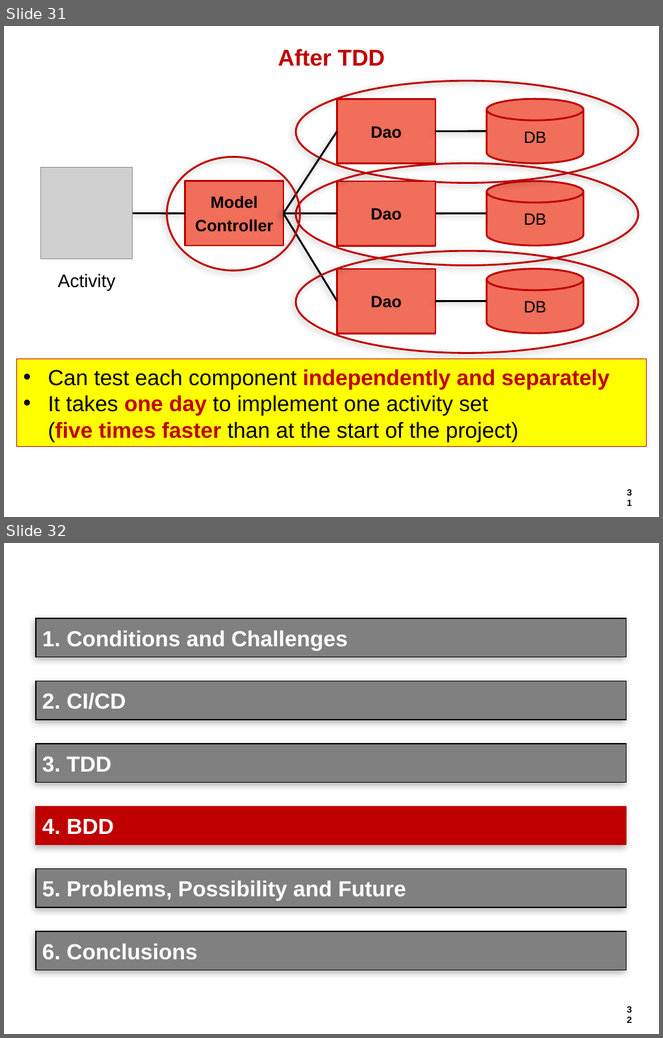
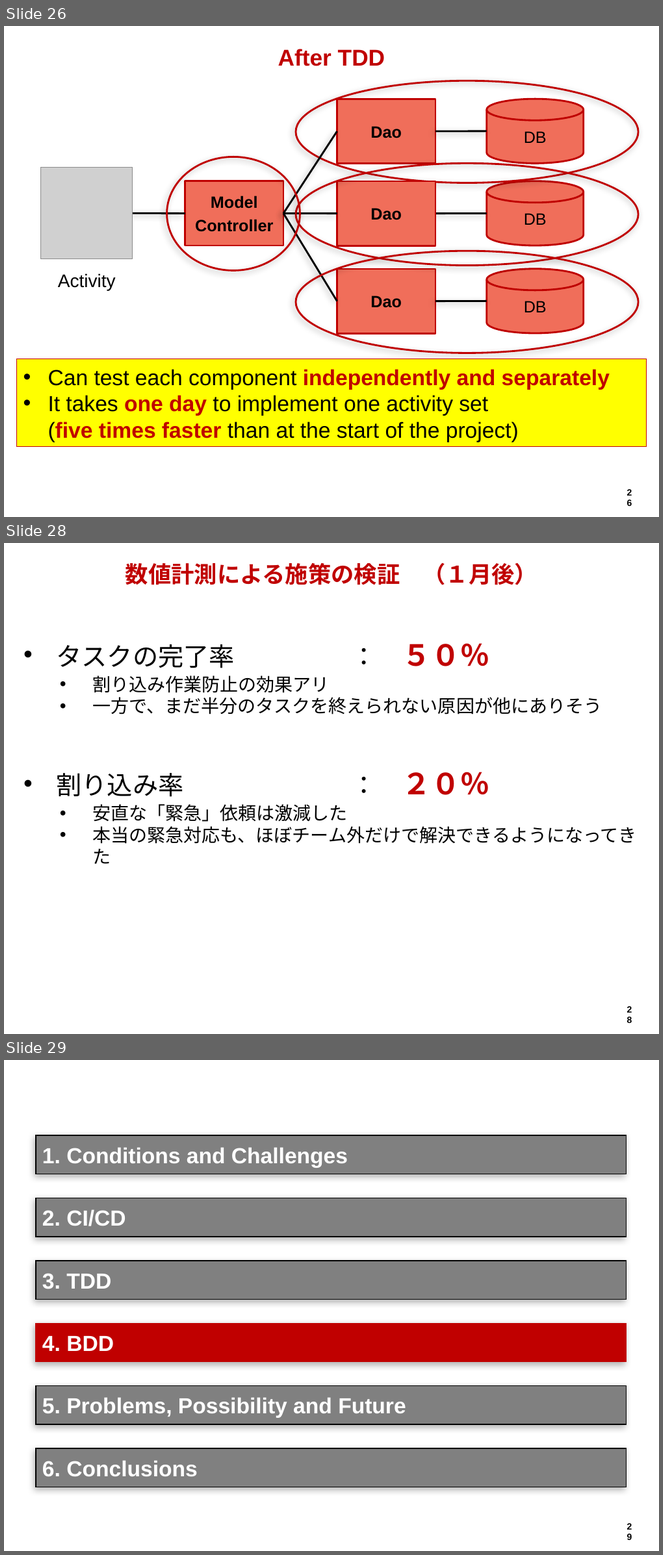
Before and after one commit to hageyahhoo/agile2014, a slide deck: presentations/TechnologyDrivenDevelopment.pptx. Shown one above the other, each under a label of ours: slides 31 and 32 before the commit, slides 26, 28 and 29 after it; the slides between them are not shown. The pictures are 663x1038 and 663x1555 pixels, drawn with LibreOffice and Linux fonts; fonts in the diff are those of the drawing; grey boxes stand for pictures; background and template pictures are left out. Boxes give left, top, right and bottom in pixels: in the first picture for what was removed or moved away, otherwise in the second. Text is boxed around its words. In the diff, an @@ line names an element or a change of style, - is before the commit and + after.

```diff
--- a/presentations/TechnologyDrivenDevelopment.pptx
+++ b/presentations/TechnologyDrivenDevelopment.pptx
@@ slide 28 added at (4,543,659,1034), background #FFFFFF; not listed: 1 template element that a slide beside it also shows @@
@@ title added at (29,561,633,587), outline #FFFFFF 0.75 pt, 25.2 pt, text #C00000, bold @@
+数値計測による施策の検証 （１月後）
@@ text added at (57,643,489,668), 28 pt, text #000000 @@
+• タスクの完了率 ： ５０％
@@ text added at (92,676,602,715), 20 pt, text #000000 @@
+• 割り込み作業防止の効果アリ
+• 一方で、まだ半分のタスクを終えられない原因が他にありそう
@@ text added at (57,772,489,797), 28 pt, text #000000 @@
+• 割り込み率 ： ２０％
@@ text added at (92,804,636,844), 20 pt, text #000000 @@
+• 安直な「緊急」依頼は激減した
+• 本当の緊急対応も、ほぼチーム外だけで解決できるようになってきた
@@ what was slide 31 is now slide 26 @@
@@ page number at (621,484,639,502): text changed @@
-31
+26
@@ what was slide 32 is now slide 29 @@
@@ page number at (621,1518,639,1536): text changed @@
-32
+29
```
Also in this commit, not shown: 3 slides changed, 14 other slides added, 14 slides removed, 2 other files.
